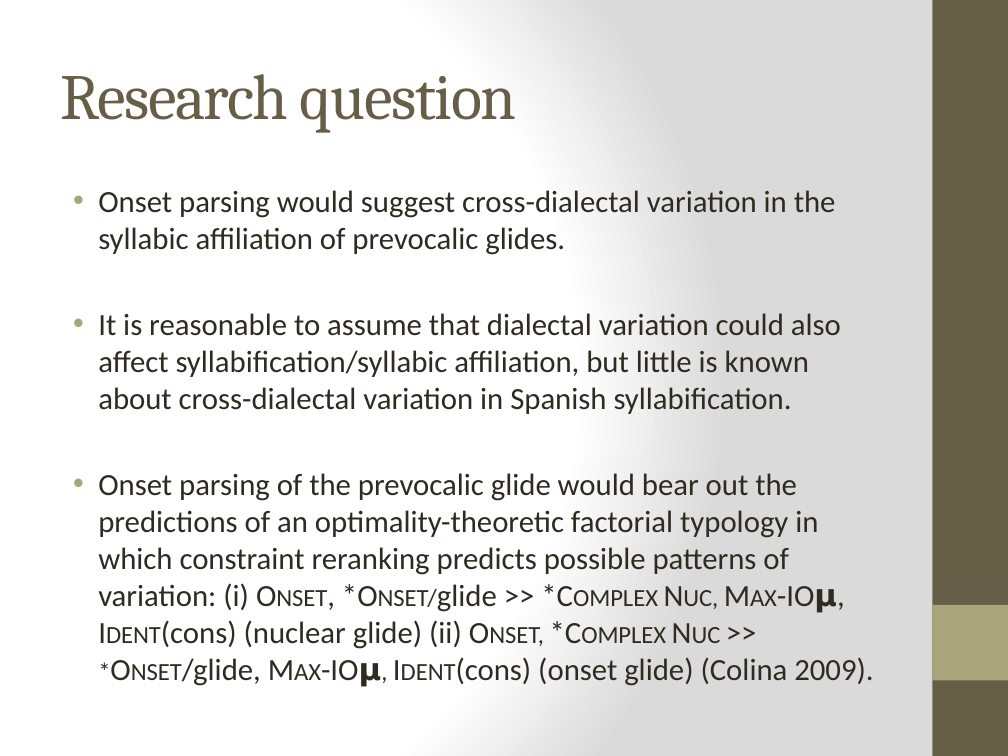
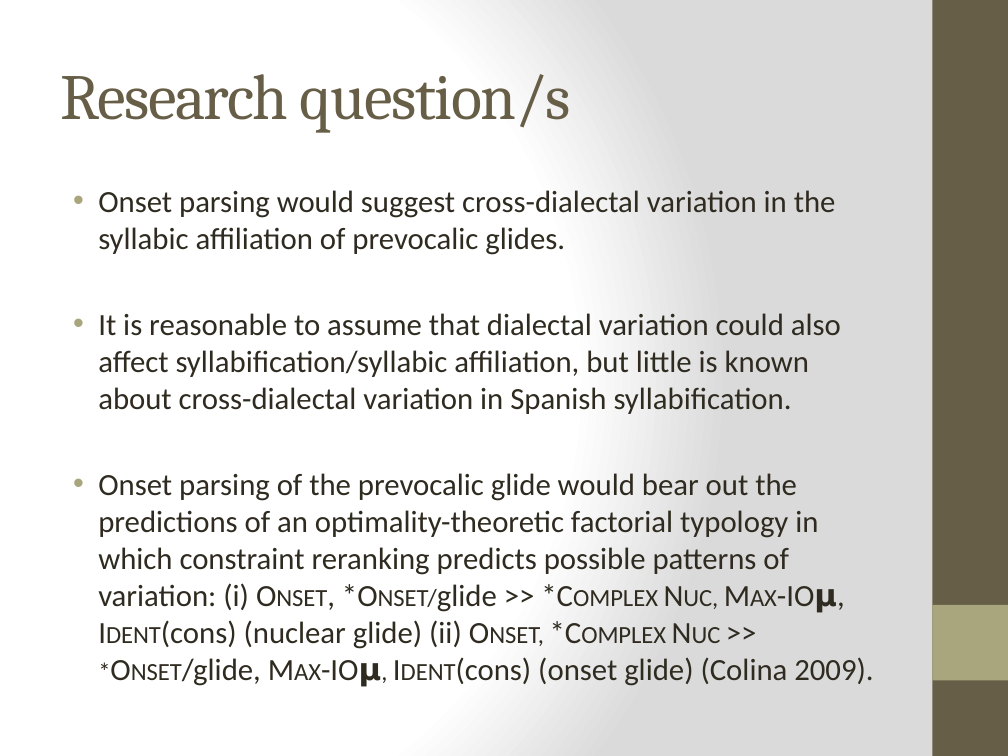
Before and after one commit to jvcasillas/glide_affiliation, a slide deck: slide 8 of Colina, Casillas & Díaz HLS 2018.pptx. Drawn at 1008x756 pixels with LibreOffice and Linux fonts; fonts in the diff are those of the drawing. Boxes give left, top, right and bottom in pixels: in the first picture for what was removed or moved away, otherwise in the second. Text is boxed around its words. In the diff, an @@ line names an element or a change of style, - is before the commit and + after.

```diff
--- a/Colina, Casillas & Díaz HLS 2018.pptx
+++ b/Colina, Casillas & Díaz HLS 2018.pptx
@@ title at (60,74,571,133): text changed @@
-Research question
+Research question/s
```
Also in this commit, not shown: 5 other slides changed, 4 slides added, 2 slides removed, 6 other files.
